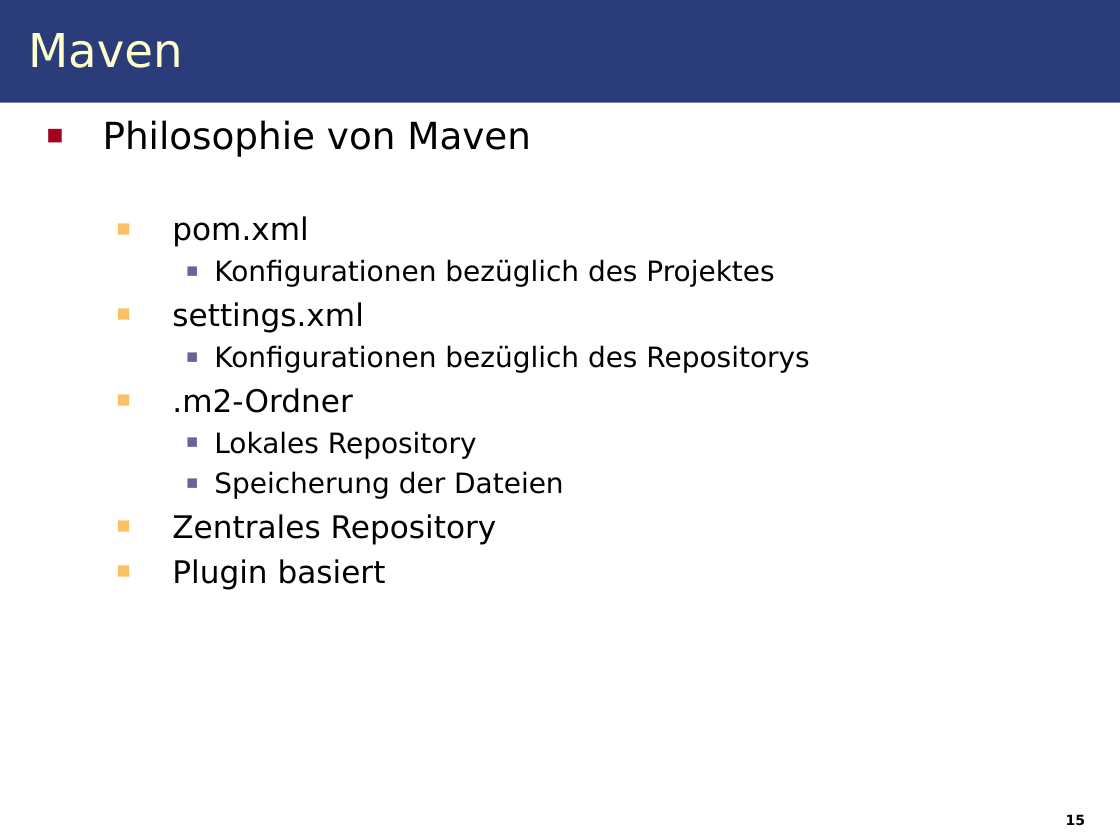
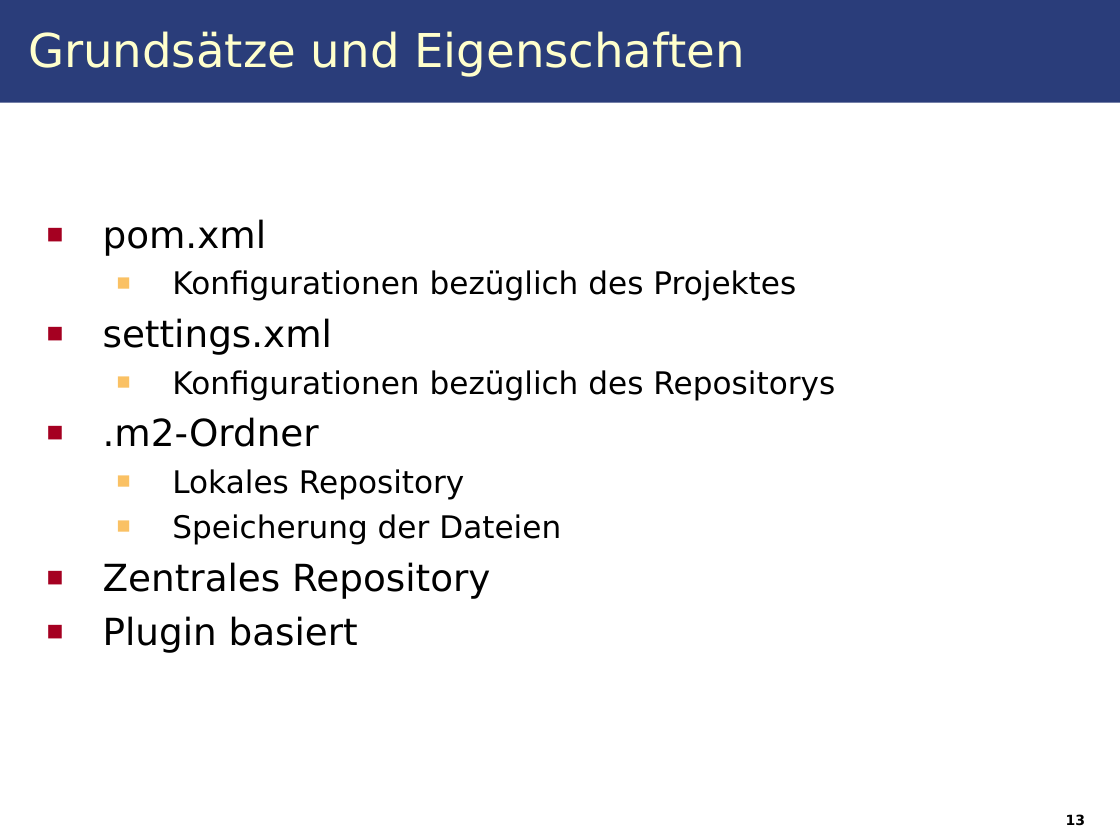
Before and after one commit to IAAS/decidr, a slide deck: slide 13 of seminars/at/Seminar.odp (slide 15 before the commit). Drawn at 1120x840 pixels with LibreOffice and Linux fonts; fonts in the diff are those of the drawing. Boxes give left, top, right and bottom in pixels: in the first picture for what was removed or moved away, otherwise in the second. Text is boxed around its words. In the diff, an @@ line names an element or a change of style, - is before the commit and + after.

```diff
--- a/seminars/at/Seminar.odp
+++ b/seminars/at/Seminar.odp
@@ title at <box>28,31,744,77</box>: text changed @@
-Maven
+Grundsätze und Eigenschaften
@@ text "pom.xml" at <box>103,219,835,653</box>: size 20 to 24 pt in "pom.xml", "settings.xml", ".m2-Ordner", "Zentrales Repository" and 1 more places; size 18 to 20 pt in "Konfigurationen bezüglich des Projektes", "Konfigurationen bezüglich des Repositorys", "Lokales Repository", "Speicherung der Dateien"; list level 2 to 1 in "pom.xml"; bullet colour #FAC164 to #A50021; list level 3 to 2 in "Konfigurationen bezüglich des Projektes"; bullet colour #666699 to #FAC164; list level 2 to 1 in "settings.xml"; list level 3 to 2 in "Konfigurationen bezüglich des Repositorys"; list level 2 to 1 in ".m2-Ordner"; list level 3 to 2 in "Lokales Repository"; list level 3 to 2 in "Speicherung der Dateien"; list level 2 to 1 in "Zentrales Repository"; list level 2 to 1 in "Plugin basiert" @@
@@ text at <box>103,120,531,157</box>: paragraph removed @@
-■ Philosophie von Maven
@@ page number at <box>1066,814,1085,826</box>: text changed @@
-15
+13
```
Also in this commit, not shown: 11 other slides changed, 4 slides added, 4 slides removed, 1 other file.
